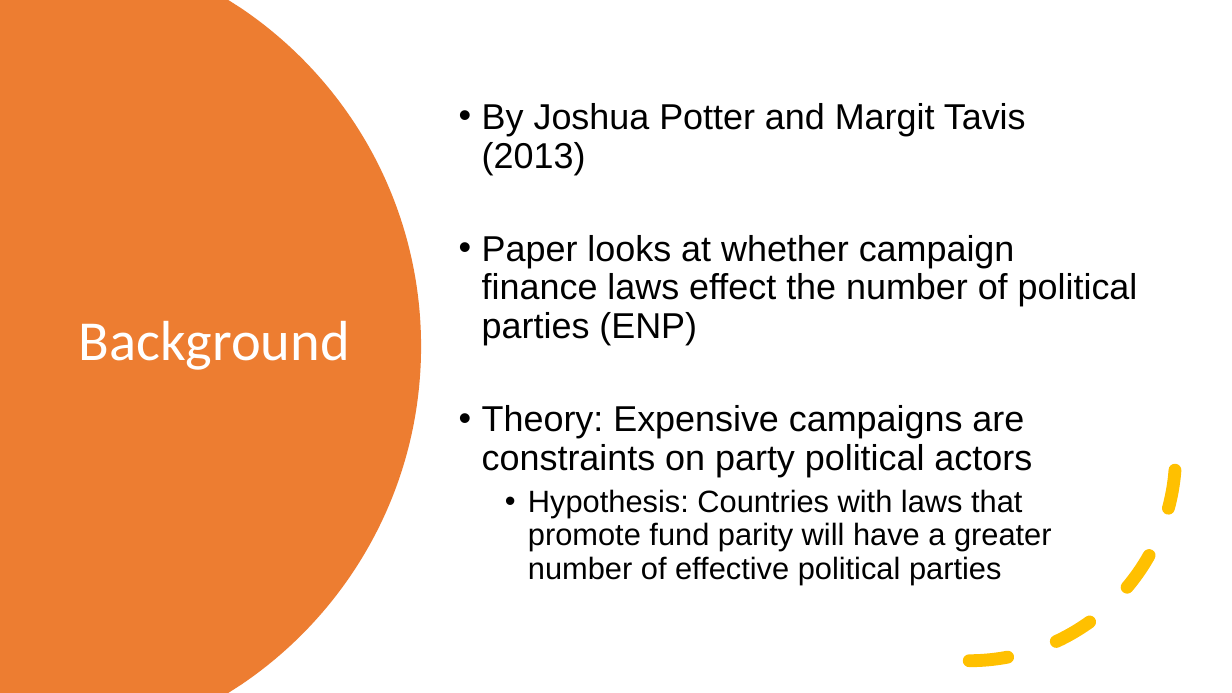
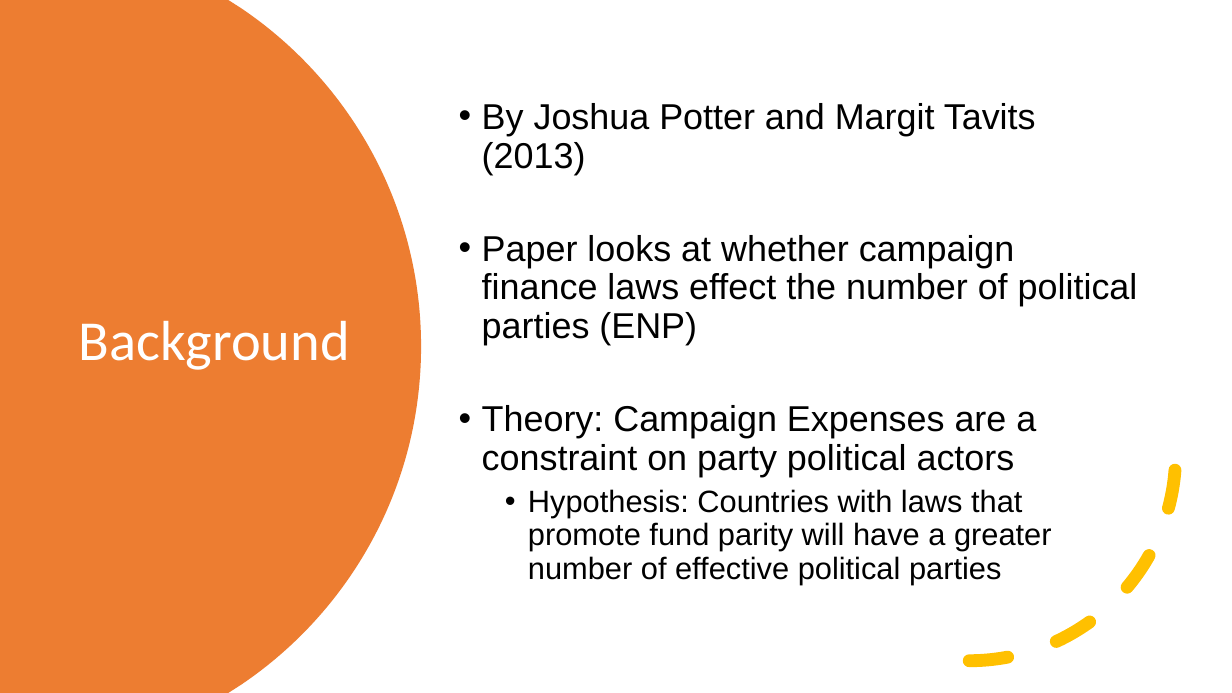
Before and after one commit to R-Hallissey/StatsII_Spring2023, a slide deck: slide 2 of Replication/Presentation/Replication and Improvement of The Impact of Campaign.pptx. Drawn at 1232x693 pixels with LibreOffice and Linux fonts; fonts in the diff are those of the drawing. Boxes give left, top, right and bottom in pixels: in the first picture for what was removed or moved away, otherwise in the second. Text is boxed around its words. In the diff, an @@ line names an element or a change of style, - is before the commit and + after.

```diff
--- a/Replication/Presentation/Replication and Improvement of The Impact of Campaign.pptx
+++ b/Replication/Presentation/Replication and Improvement of The Impact of Campaign.pptx
@@ text at (482,103,1036,175): text changed @@
-• By Joshua Potter and Margit Tavis (2013)
+• By Joshua Potter and Margit Tavits (2013)
@@ text at (482,405,1036,477): text changed @@
-• Theory: Expensive campaigns are constraints on party political actors
+• Theory: Campaign Expenses are a constraint on party political actors
```
Also in this commit, not shown: 2 other slides changed, 1 slide added, 2 other files.
